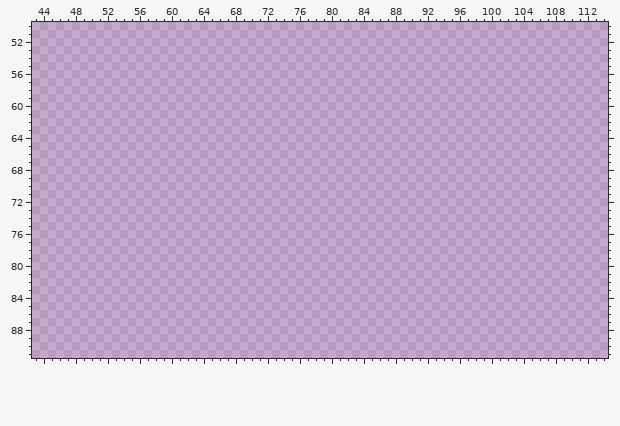
Edited in one commit: pixel-art file (Assets/WorldObjects/Containers.aseprite). That is the earlier state.
129x94 pixels, 1 frame. Shown: x 43..114, y 50..91.
Once edited:
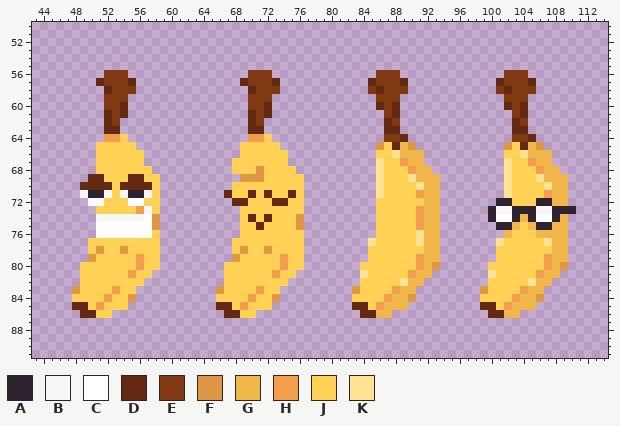
Palette (. is transparent): A #2e222f  B #f7f7f7  C #ffffff  D #642913  E #813913  F #de9745  G #f2b74b  H #f29e4d  J #ffd255  K #ffe292
Difference:
@@ x 43..114 @@
 55 ........................................................................
-56 ........................................................................
-57 ........................................................................
-58 ........................................................................
-59 ........................................................................
-60 ........................................................................
-61 ........................................................................
-62 ........................................................................
-63 ........................................................................
-64 ........................................................................
-65 ........................................................................
-66 ........................................................................
-67 ........................................................................
-68 ........................................................................
-69 ........................................................................
-70 ........................................................................
-71 ........................................................................
-72 ........................................................................
-73 ........................................................................
-74 ........................................................................
-75 ........................................................................
-76 ........................................................................
-77 ........................................................................
-78 ........................................................................
-79 ........................................................................
-80 ........................................................................
-81 ........................................................................
-82 ........................................................................
-83 ........................................................................
-84 ........................................................................
-85 ........................................................................
-86 ........................................................................
+56 .........EEE...............EEE.............EEE.............EEE..........
+57 ........DEEED.............DEEED...........DEEED...........DEEED.........
+58 .........DEEE..............DEEE...........EDEEE...........EDEEE.........
+59 .........EEE...............EEE.............EEE.............EEE..........
+60 .........EED...............EED.............DED.............DED..........
+61 .........DED...............DED..............ED..............ED..........
+62 .........DE................DE...............DE..............DE..........
+63 .........DD................DD...............DD..............DD..........
+64 .........HHJ...............HHJ..............EED.............EED.........
+65 ........JJJJJ.............JJJJJ............FJDGF...........FJDGF........
+66 ........JJJJJJ............JJJJJJ...........JJKGGG..........JJKGGG.......
+67 ........JJJJJJ...........JJJJJJJ...........KJJHGG..........KJJHGG.......
+68 ........JJJJJJJ..........JJJFJJJJ..........KJJJHGG.........KJJJHGG......
+69 .......DDJJJDDJJ..........FFFJJJJJ.........KJJJKGGG........KJJJKGGG.....
+70 ......DDDDJDDDDJ.........JJJJJJJJJ.........KJJJJKGG........KJJJJKGG.....
+71 ......BAABJBAABJ........DJJDJDJJDJ.........KJJJJHGG........KJJJJHGG.....
+72 .......CCJJJCCJJ.........DDJJJDDJJ.........JJJJJJGG.......AAJJJAAGG.....
+73 ........JJJJJHBJ..........JJJJJJJJ.........JJJJJHGG......ABBAAABBAAA....
+74 ........BBBBBBCF..........JDJDJJJF.........JJJJJHGG......ACCAGACCAG.....
+75 ........CCCCCCCF..........JJDJJJJF.........JJJJJHGG.......AAGJGAAGG.....
+76 ........CCCCCCCJ..........JJJJJJJJ.........JJJJJKGG........GJJJGGGG.....
+77 .......JJJJJJJJJ.........JJJJJJJJJ........KJJJJJKGG.......KJJJJJKGG.....
+78 .......JFJJFJJJJ.........JFJJFJJJJ........JJJJJJJGG.......JJJJJJJGG.....
+79 .......FJJJJJHJJ.........FJJJJJHJJ........JJJJJJHGG.......JJJJJJHGG.....
+80 ......JJJJJJJHJJ........JJJJJJJHJJ.......JJJJJJJHGF......JJJJJJJHGF.....
+81 ......JJJJJJHJJ.........JJJJJJHJJ........KJJJJJHGG.......KJJJJJHGG......
+82 ......JJJJJJJJ..........JJJJJJJJ.........JJJJJKGG........JJJJJKGG.......
+83 .....FJJJJHJJ..........FJJJJHJJ.........FJJJJHGG........FJJJJHGG........
+84 .....JJJJHJJF..........JJJJHJJF.........JJJJHGGF........JJJJHGGF........
+85 .....DDJHJJJ...........DDJHJJJ..........DDJHGGG.........DDJHGGG.........
+86 ......DDJJ..............DDJJ.............DDGG............DDGG...........
 87 ........................................................................
Where, in picture pixels (left, top, right, bottom), the same in both pictures:
added: (72, 70, 160, 318)
added: (216, 70, 304, 318)
added: (352, 70, 440, 318)
added: (480, 70, 576, 318)
